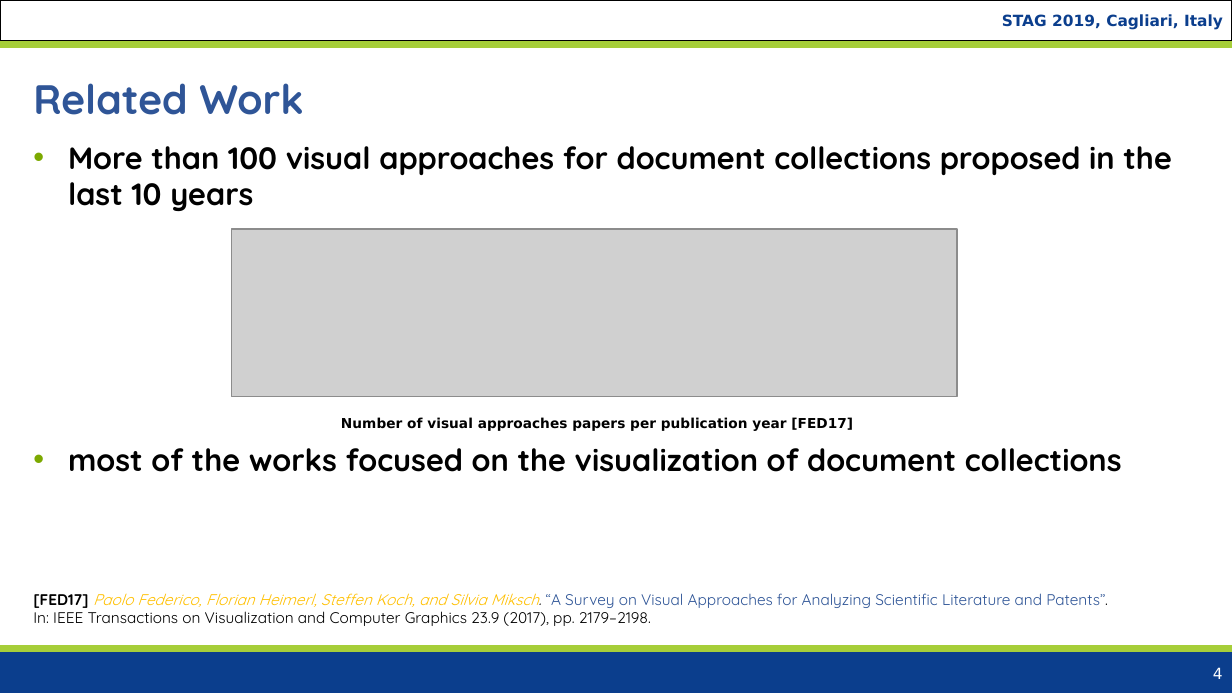
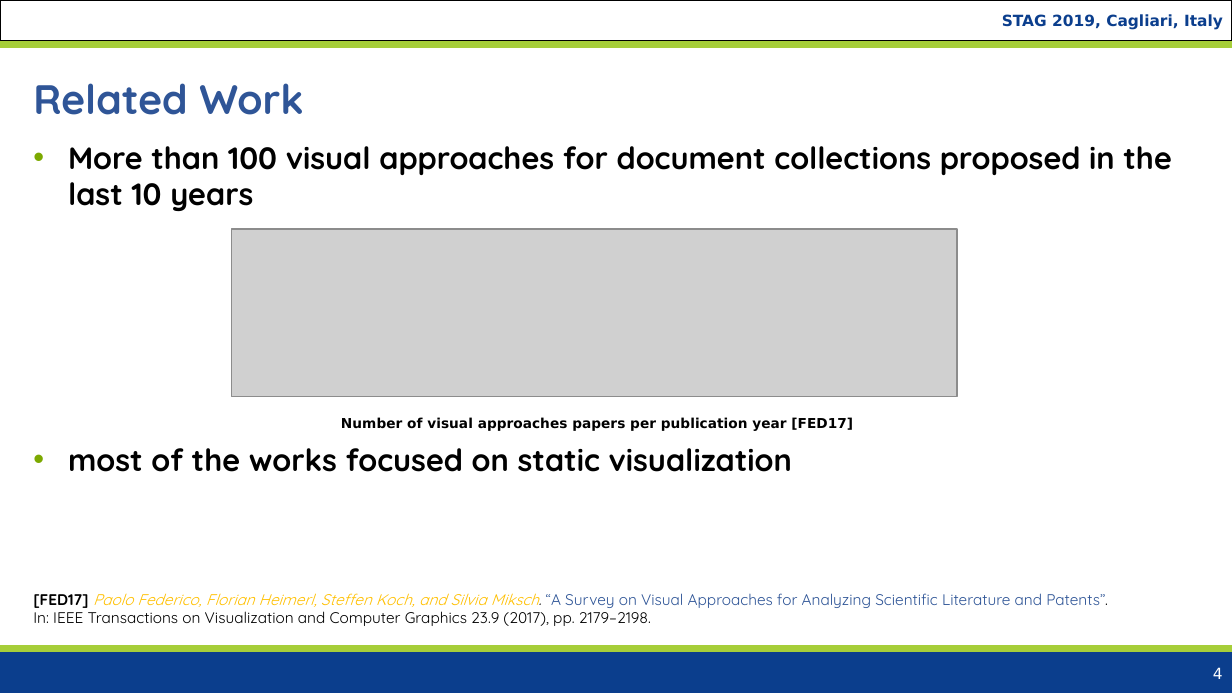
Before and after one commit to cnr-isti-vclab/ReviewerNet, a slide deck: slide 4 of stag/STAG2019-ReviewerNet.odp. Drawn at 1232x693 pixels with LibreOffice and Linux fonts; fonts in the diff are those of the drawing; grey boxes stand for pictures; background and template pictures are left out. Boxes give left, top, right and bottom in pixels: in the first picture for what was removed or moved away, otherwise in the second. Text is boxed around its words. In the diff, an @@ line names an element or a change of style, - is before the commit and + after.

```diff
--- a/stag/STAG2019-ReviewerNet.odp
+++ b/stag/STAG2019-ReviewerNet.odp
@@ text at (68, 448, 792, 472): text changed @@
-• most of the works focused on the visualization of document collections
+• most of the works focused on static visualization
```
Also in this commit, not shown: 2 other slides changed, 1 other file.
